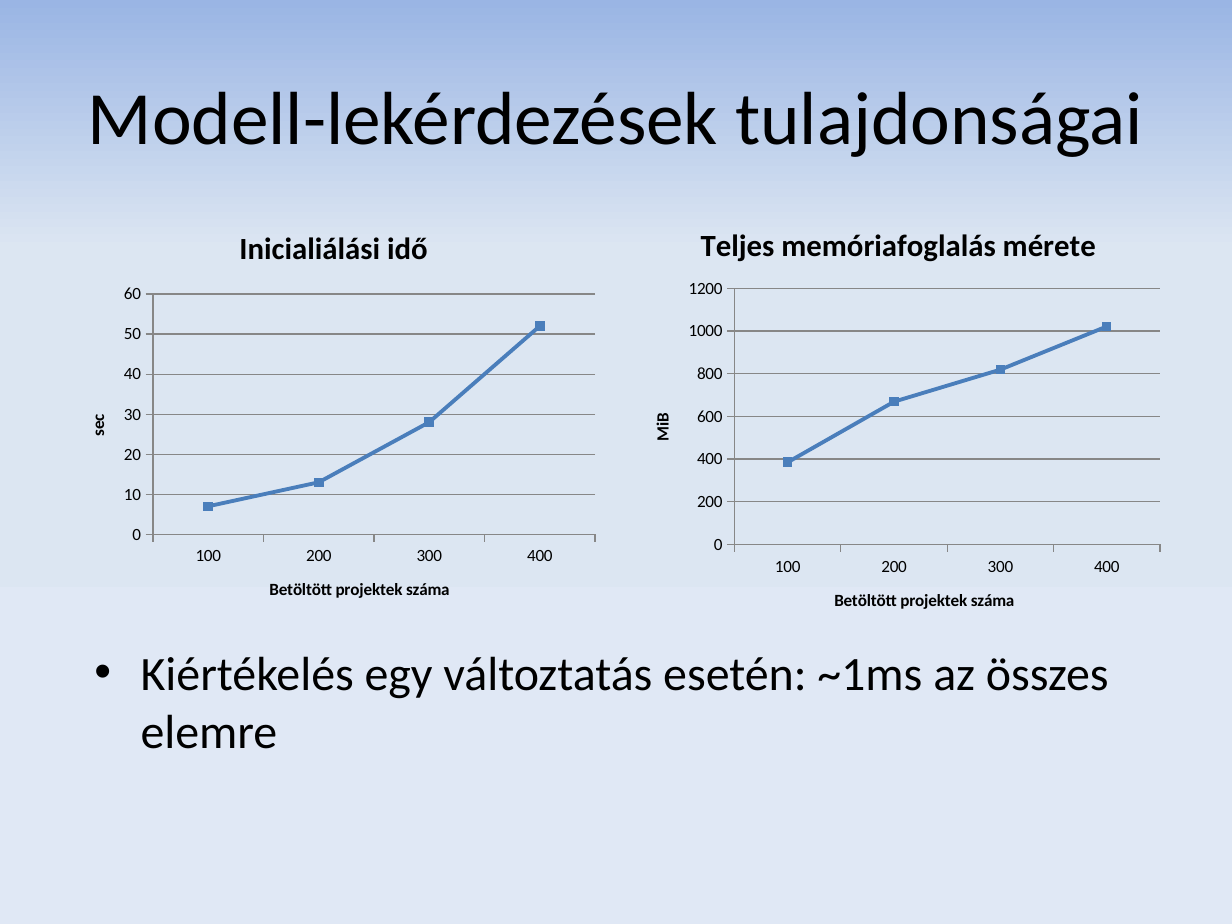
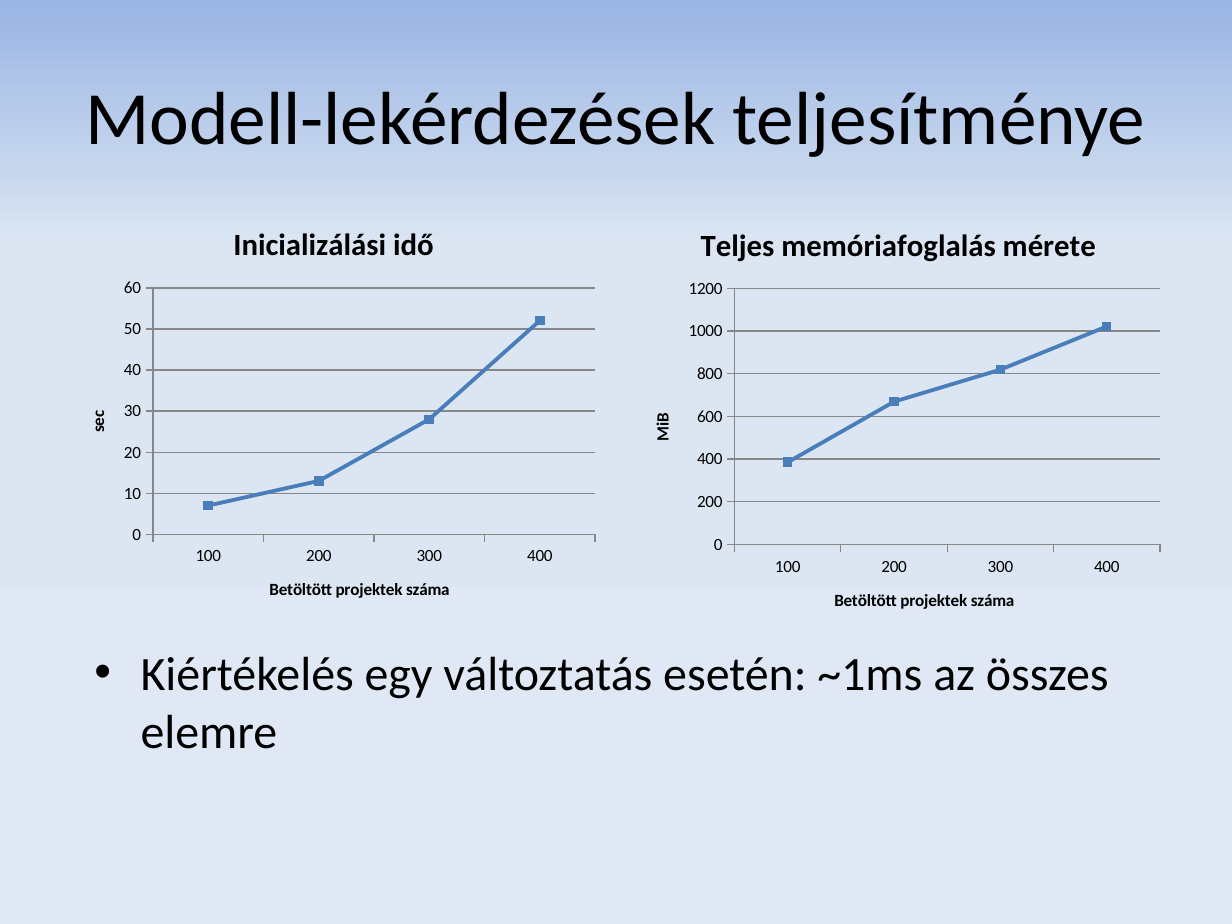
Before and after one commit to donat/incquery-deps, a slide deck: slide 16 of incquery-deps-documentation/presentation/tdk_pres_hu_v2.pptx. Drawn at 1232x924 pixels with LibreOffice and Linux fonts; fonts in the diff are those of the drawing. Boxes give left, top, right and bottom in pixels: in the first picture for what was removed or moved away, otherwise in the second. Text is boxed around its words. In the diff, an @@ line names an element or a change of style, - is before the commit and + after.

Commit message:
Typos fixed

```diff
--- a/incquery-deps-documentation/presentation/tdk_pres_hu_v2.pptx
+++ b/incquery-deps-documentation/presentation/tdk_pres_hu_v2.pptx
@@ title at [85, 91, 1146, 157]: text changed @@
-Modell-lekérdezések tulajdonságai
+Modell-lekérdezések teljesítménye
@@ line chart at [62, 206, 606, 627] @@
@@ title "Inicialiálási idő" to "Inicializálási idő" @@
```
Also in this commit, not shown: 5 other slides changed.
